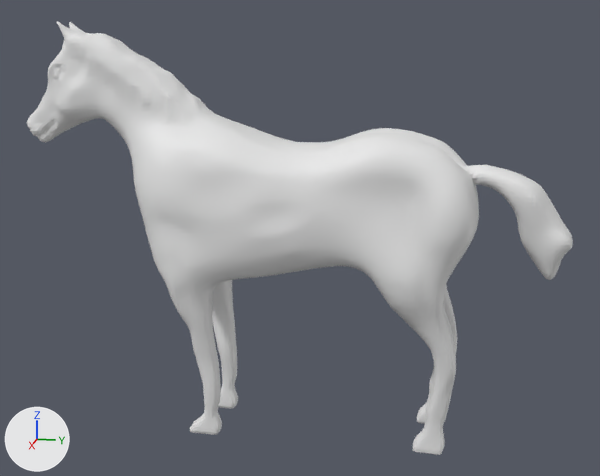
What one commit did to the OBJ model 3D/At-modeli.obj.
Both versions are drawn from a 50 mm lens placed at (74.0, 20.1, 18.6), pointed at (-0.2, 5.2, 0.0). The axes (+X, +Y, +Z) are drawn at lower left. The lights are the same throughout. Where no turn or scale is listed for an object, it has been applied to the vertices.

Names of what the first picture shows: 'At_Modeli_Kaplamalı_uv'.
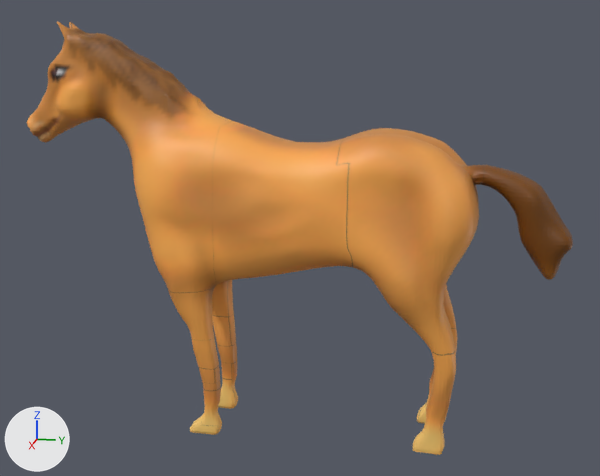
Location of each change, [x1, y1, x2, y2] in pixels of the pictures (600 x 476 px):
'At_Modeli_Kaplamalı_uv', recoloured (grey to orange)
    both: [27, 22, 573, 455]

The edits, one by one:
Picture 'At-modeli-uv_vertexColor.png' (img_at_modeli_uv_vertexcolor_png) is new.
Material 'Material.001' (mat_material_001) is new.
Its texture is img_at_modeli_uv_vertexcolor_png.
me_at_modeli_kaplamalı_uv has 23098 vertices, 23096 faces and spans x -6.5..6.5, y -21.4..29.6, z -19.1..19.7.
me_at_modeli_kaplamalı_uv now uses material mat_material_001 (picture img_at_modeli_uv_vertexcolor_png).
